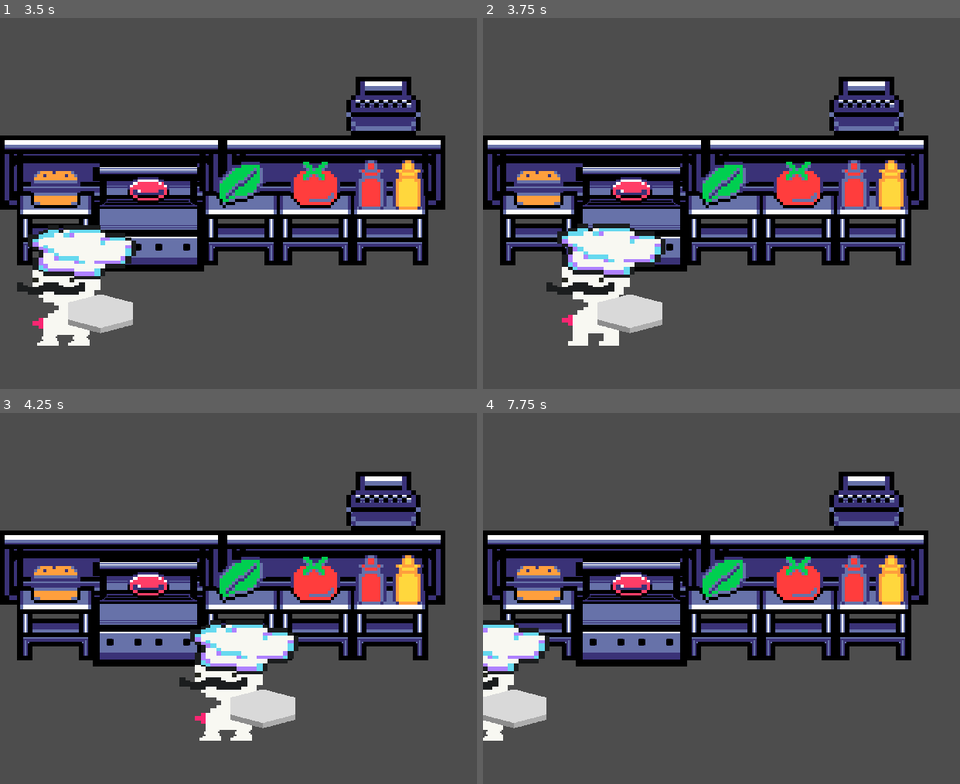
Above: before the commit, frames 1-4 (two rows, left to right).
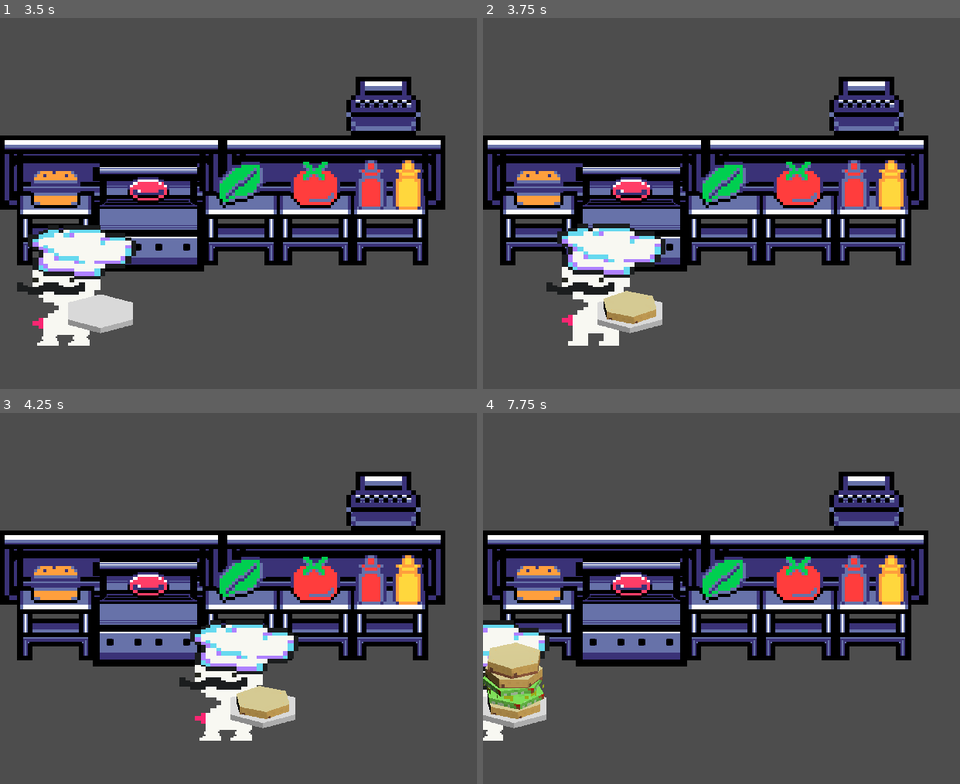
Above: after the commit, the same moments.

Repository: LettucePie/burgert
Game: Godot game, scene res://scenes/play.tscn
Two runs of this game, one before a commit and one after it. Both use one fixed random seed, a clock stepped at 60 frames per second and the inputs below.
Inputs:
- Up to frame 1 (3.5 s): click "Play" at 0.5 s; tap Enter (menu) at 1.25 s; hold Right (right) 1.28-2.03 s; tap Z (confirm) at 1.35, 2.1 s; hold Left (left) 2.03-2.75 s; click "RESUME" at 2.75 s
- Up to frame 2 (3.75 s): hold Right (right) from 3.53 s (still down); tap Z (confirm) at 3.6 s
- Up to frame 3 (4.25 s): keep holding Right (right)
- Up to frame 4 (7.75 s): tap Z (confirm) every 0.75 s from 4.35 to 7.35 s; release Right (right) at 5.03 s; hold Left (left) 5.03-7.28 s; hold Right (right) from 7.28 s (still down)

Frame 1 is identical in both runs. In frame 2, 0.8% of the frame differs, in the area x 25-37%, y 73-83%; in frame 3, 0.8%; in frame 4, 2.1%, in the area x 0-13%, y 61-83%.

Commit message:
ingredients added onto burger

Diff:
--- a/scenes/game/burger.gd
+++ b/scenes/game/burger.gd
@@ -1,9 +1,9 @@
 extends Node3D
 class_name Burger
 
-const OFFSET_MULTI = 2
+const OFFSET_MULTI = 0.12
 @onready var offset_4 : PackedStringArray = [
-	"Bun Bottom", "Meat", "Tomato"
+	"Bun Bottom", "Meat", "Tomato", "Bun"
 ]
 @onready var offset_2 : PackedStringArray = [
 	"Lettuce", "Ketchup", "Mustard"
@@ -33,9 +33,9 @@
 
 func add_ingredient(ingredient_name : String):
 	var new_ingredient3d : Ingredient3D = ingredient3d_scene.instantiate()
+	ingredients_node.add_child(new_ingredient3d)
+	new_ingredient3d.position.y = offset_y
 	new_ingredient3d.set_ingredient(new_ingredient3d.string_to_index(ingredient_name))
-	ingredients_node.add_child(new_ingredient3d)
-	ingredients_node.position.y = offset_y
 	ingredients.append(new_ingredient3d)
 	calculate_next_offset(ingredient_name)
 
--- a/scenes/game/chef.gd
+++ b/scenes/game/chef.gd
@@ -17,6 +17,7 @@
 
 func set_station(ws : Workstation):
 	print("Setting Current Station: ", ws.ingredient)
+	current_station = ws
 
 
 func assess_closest_station():
@@ -41,10 +42,18 @@
 		assess_closest_station()
 
 
+func process_actions(delta):
+	if Input.is_action_just_pressed("confirm"):
+		if current_station != null:
+			print("Grabbing Ingredient: ", current_station.ingredient)
+			current_burger.add_ingredient(current_station.ingredient)
+
 
 # Called every frame. 'delta' is the elapsed time since the previous frame.
 func _physics_process(delta):
 	process_movement(delta)
+	process_actions(delta)
+
 
 func _on_area_2d_area_entered(area):
 	if area.is_in_group("Workstation") and !stations.has(area):
